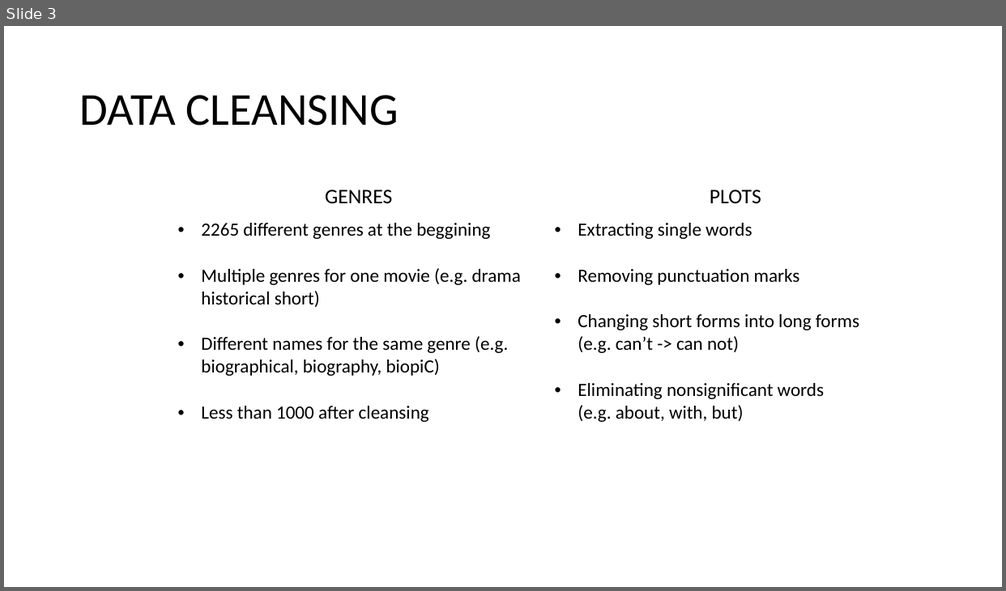
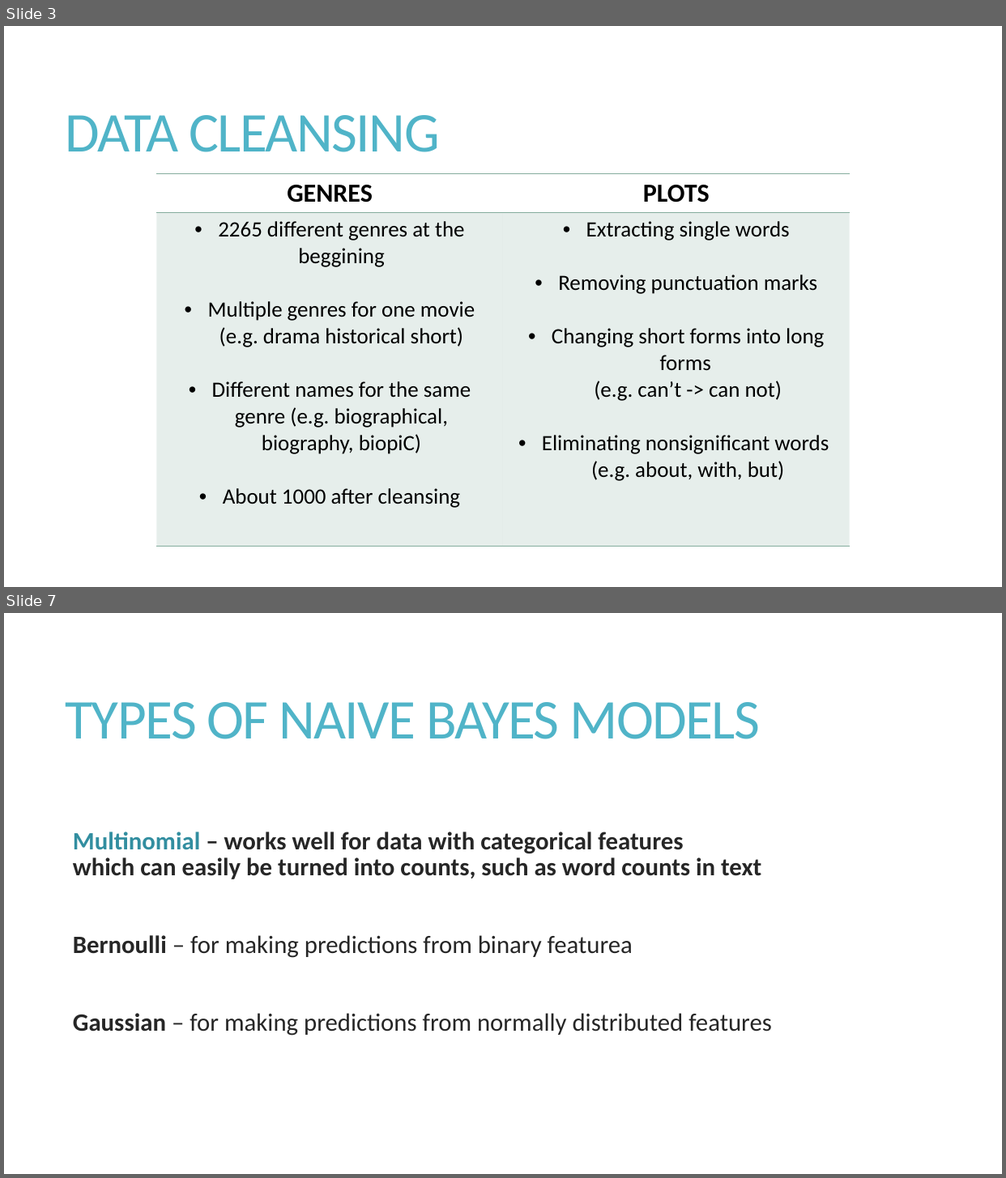
Before and after one commit to bwaszkiewicz/MoviePlots, a slide deck: Documentation/ANG/BIAI_presentation.pptx. Shown one above the other, each under a label of ours: slide 3 before the commit, slides 3 and 7 after it; the slides between them are not shown. The pictures are 1006x591 and 1006x1178 pixels, drawn with LibreOffice and Linux fonts; fonts in the diff are those of the drawing. Boxes give left, top, right and bottom in pixels: in the first picture for what was removed or moved away, otherwise in the second. Text is boxed around its words. In the diff, an @@ line names an element or a change of style, - is before the commit and + after.

```diff
--- a/Documentation/ANG/BIAI_presentation.pptx
+++ b/Documentation/ANG/BIAI_presentation.pptx
@@ slide 7 added at [4, 613, 1002, 1174], background #FFFFFF @@
@@ title added at [66, 702, 760, 739], 54 pt, text #50B4C8 @@
+TYPES OF NAIVE BAYES MODELS
@@ text added at [73, 832, 772, 1036], 24 pt, text #262626, bold @@
+  Multinomial – works well for data with categorical features
+  which can easily be turned into counts, such as word counts in text
+  Bernoulli – for making predictions from binary featurea
+  Gaussian – for making predictions from normally distributed features
@@ slide 3 changed as well @@
@@ title "DATA CLEANSING": place and size @@
-title "DATA CLEANSING" at [80, 95, 398, 126]
+title "DATA CLEANSING" at [66, 115, 439, 152]
@@ title "DATA CLEANSING" at [66, 115, 439, 152]: size 44 to 54 pt, text colour #000000 to #50B4C8, letter spacing 0 to -1.2 pt; line spacing 0.9 to 0.85 @@
@@ table at [157, 174, 850, 546] @@
-row 2, column 1: 2265 different genres at the beggining / Multiple genres for one movie (e.g. drama historical short) / Different names for the same genre (e.g. biographical, biography, biopiC) / Less than 1000 after cleansing
+row 2, column 1: 2265 different genres at the beggining / Multiple genres for one movie (e.g. drama historical short) / Different names for the same genre (e.g. biographical, biography, biopiC) / About 1000 after cleansing
@@ fill none to #84AC9D at 20% opacity in row 2 @@
@@ size 20 to 25 pt, bold on in "GENRES", "PLOTS" @@
@@ size 18 to 21 pt in "Extracting single words", "Removing punctuation marks", "Changing short forms into long forms (e.g. ...", "Eliminating nonsignificant words (e.g. about, with, but)" @@
@@ alignment left to centre @@
@@ borders changed @@
@@ table: place and size @@
-table at [170, 179, 923, 535]
+table at [157, 174, 850, 546]
```
Also in this commit, not shown: 2 other slides changed, 6 other slides added, 1 slide removed.
